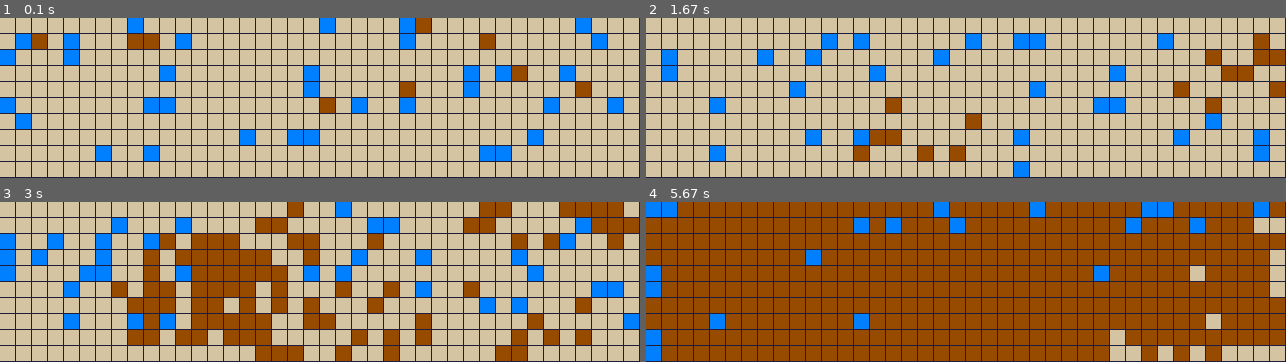
Above: before the commit, frames 1-4 (two rows, left to right).
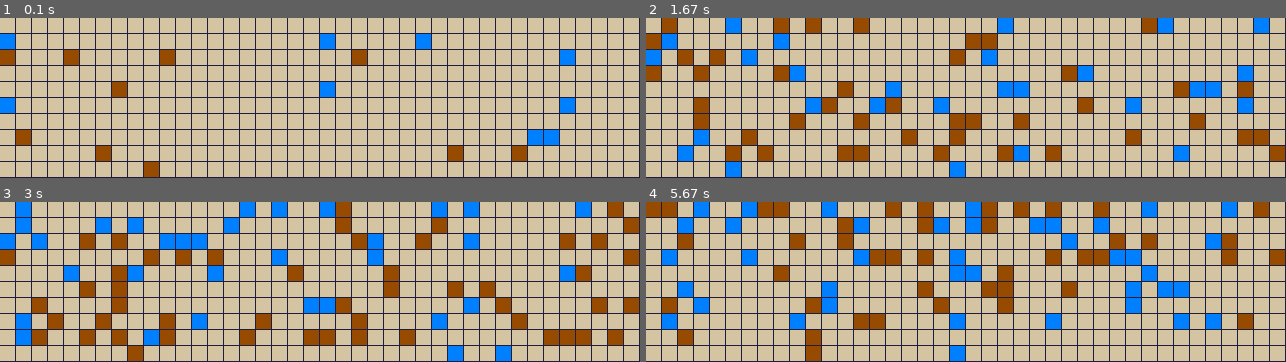
Above: after the commit, the same moments.

Repository: 4l3ks22/KokotizRUC
Game: pygame game, started from animal kingdom pygames skeleton (w neighbours).py
The game is run twice, just before and just after one commit, with the same random seed, the same clock (stepped at 60 frames per second) and the same inputs.
Inputs:
- Up to frame 1 (0.1 s): no input
- Up to frame 2 (1.67 s): no input
- Up to frame 3 (3 s): no input
- Up to frame 4 (5.67 s): no input

The runs differ from the first frame. In frame 1, 12% of the frame differs, in the area x 0-98%, y 0-100%; in frame 2, 23%; in frame 3, 37%; in frame 4, 76%, in the area x 0-100%, y 0-100%.

Commit message:
Bear works

Diff:
--- a/animal kingdom pygames skeleton (w neighbours).py
+++ b/animal kingdom pygames skeleton (w neighbours).py
@@ -35,6 +35,14 @@
     age = 0
     bear = {'type': 'bear', 'col':col_new_bear, 'ID': ID_bear, 'age': age}
     return bear
+
+#Plant initial definition
+# def new_plant():
+#     ID_plant = new_ID()
+#     age = 0
+#     plant = {'type': 'plant', 'col':col_new_plant, 'ID': ID_plant, 'age': age}
+#     return plant
+
 
 def empty():
     return {'type': 'empty'}
@@ -90,17 +98,34 @@
     # divide the neighbours into fish, empty cells and the rest
     fish_neighbours =[]
     empty_neighbours =[]
-    bear_neighbours=[]
+    rest_neighbours=[]
     for neighbour in neighbours:
         if cur[neighbour]['type'] == "fish":
             fish_neighbours.append(neighbour)
         elif cur[neighbour]['type'] == "bear":
-            bear_neighbours.append(neighbour)
+            rest_neighbours.append(neighbour)
         else:
             empty_neighbours.append(neighbour)
 
     return fish_neighbours, empty_neighbours # we currently don't need:  bear_neighbours
 
+
+def neighbour_bear_empty_rest(cur,neighbours):
+    """ Given a current grid and a set of neighbouring positions, it divides the neighbours into three lists of positions: """
+    """ fish-neighbours, empty-neighbours cells and the rest"""
+    # divide the neighbours into fish, empty cells and the rest
+    bear_neighbours =[]
+    empty_neighbours =[]
+    rest_neighbours=[]
+    for neighbour in neighbours:
+        if cur[neighbour]['type'] == "bear":
+            bear_neighbours.append(neighbour)
+        elif cur[neighbour]['type'] == "fish":
+            rest_neighbours.append(neighbour)
+        else:
+            empty_neighbours.append(neighbour)
+
+    return bear_neighbours, empty_neighbours
 
 
 fish_overcrowd = 2
@@ -124,9 +149,9 @@
 
     return cur
 
+
 bear_overcrowd = 2
-
-def bear_rules(cur,r,c,neighbour_fish, neighbour_empty):
+def bear_rules(cur,r,c,neighbour_bear, neighbour_empty):
     """ Given the current grid {cur}, a position (r,c) which contains a bear, and a list of grid-positions for the
     fish-neighbours  and a list of grid-positions of empty neighbour cells. Update the grid according to the fish-rules"""
     # implement the bear rules
@@ -134,7 +159,7 @@
         new_pos = random.choice(neighbour_empty)
         cur[new_pos] = new_bear()
 
-    if len(neighbour_fish) >= bear_overcrowd:
+    if len(neighbour_bear) >= bear_overcrowd:
         cur[r, c] = empty()
 
     if len(neighbour_empty) > 0:
@@ -155,7 +180,11 @@
 
             # calculate neighbours and find the empty and the fish neighbours (other bears are not important, currently)
             neighbours = get_neighbors(cur, r, c)
+
             neighbour_fish, neighbour_empty = neighbour_fish_empty_rest(cur, neighbours)
+
+            neighbour_bear, neighbour_empty = neighbour_bear_empty_rest(cur, neighbours)
+
             # For checking the state of the animal (correctness)
             print(f"Pos: ({r},{c}), Animal: {cur[r, c]}")
             # if it is a fish
@@ -164,7 +193,7 @@
 
             # if it is a bear
             elif cur[r, c]['type'] == "bear":
-                cur = bear_rules(cur, r, c, neighbour_fish, neighbour_empty)
+                cur = bear_rules(cur, r, c, neighbour_bear, neighbour_empty)
 
    # age update
     for r, c in np.ndindex(cur.shape):
@@ -218,6 +247,6 @@
 
 
 if __name__ == "__main__":
-    fish = 40
+    fish = 10
     bear = 10
     main(40, 10, 16,fish,bear)
